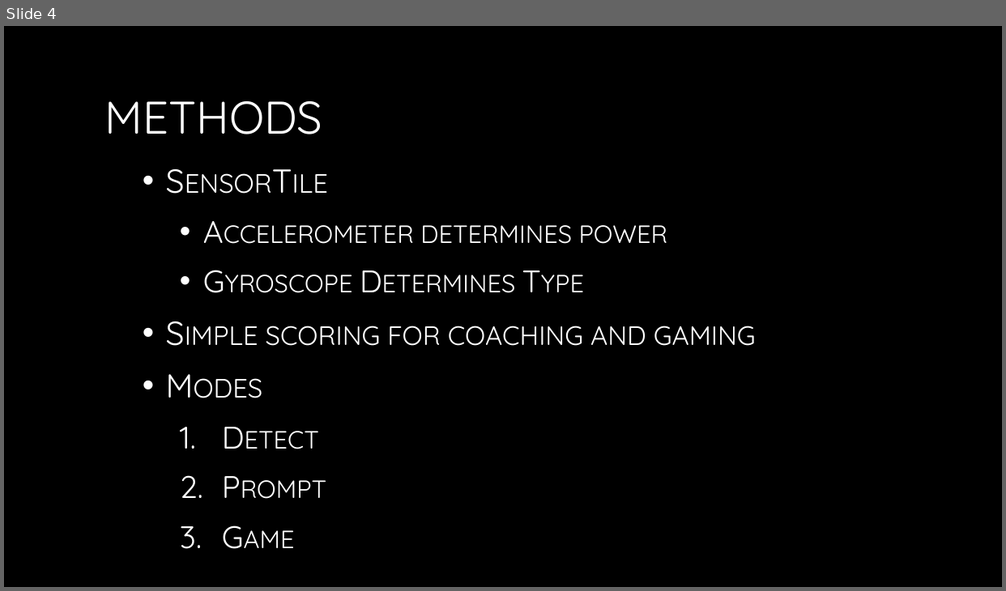
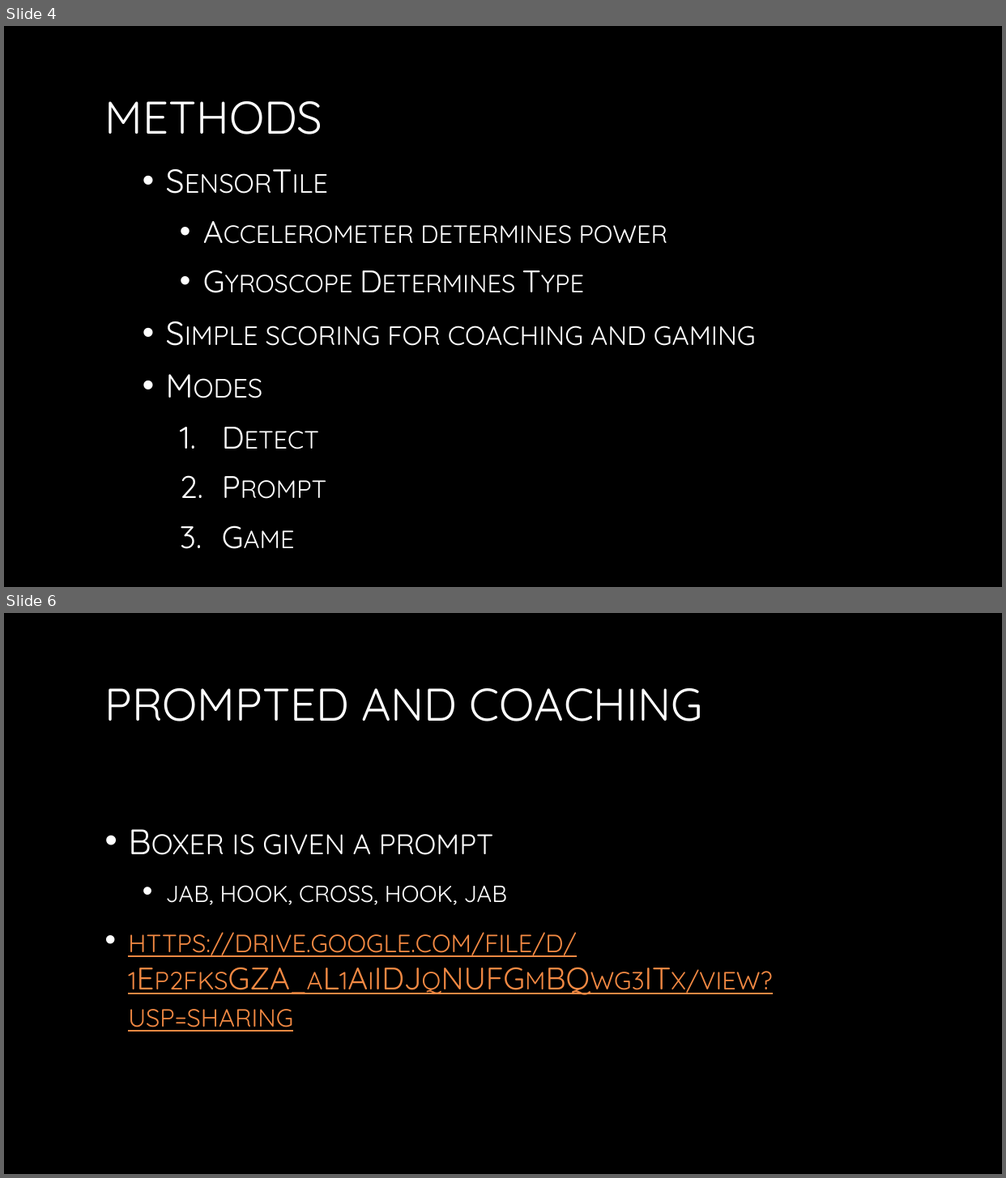
Before and after one commit to andrewdpham3/BoxingWearable, a slide deck: Boxing Wearable.pptx. Shown one above the other, each under a label of ours: slide 4 before the commit, slides 4 and 6 after it; the slides between them are not shown. The pictures are 1006x591 and 1006x1178 pixels, drawn with LibreOffice and Linux fonts; fonts in the diff are those of the drawing; background and template pictures are left out. Boxes give left, top, right and bottom in pixels: in the first picture for what was removed or moved away, otherwise in the second. Text is boxed around its words. In the diff, an @@ line names an element or a change of style, - is before the commit and + after.

```diff
--- a/Boxing Wearable.pptx
+++ b/Boxing Wearable.pptx
@@ slide 6 added at bbox=[4, 613, 1002, 1174], background picture (left out) @@
@@ title added at bbox=[105, 688, 703, 722], 44 pt, text gradient #FFFFFF to #A6A6A6 @@
+PROMPTED AND COACHING
@@ text added at bbox=[128, 834, 772, 1032], 30 pt, text #F28943, underline, small capitals @@
+• Boxer is given a prompt
+  • jab, hook, cross, hook, jab
+• https://drive.google.com/file/d/1Ep2fksGZA_aL1AiIDJqNUFGmBQwg3ITx/view?usp=sharing
```
Also in this commit, not shown: 7 slides changed, 1 other slide added, 1 slide removed, 1 other file.
